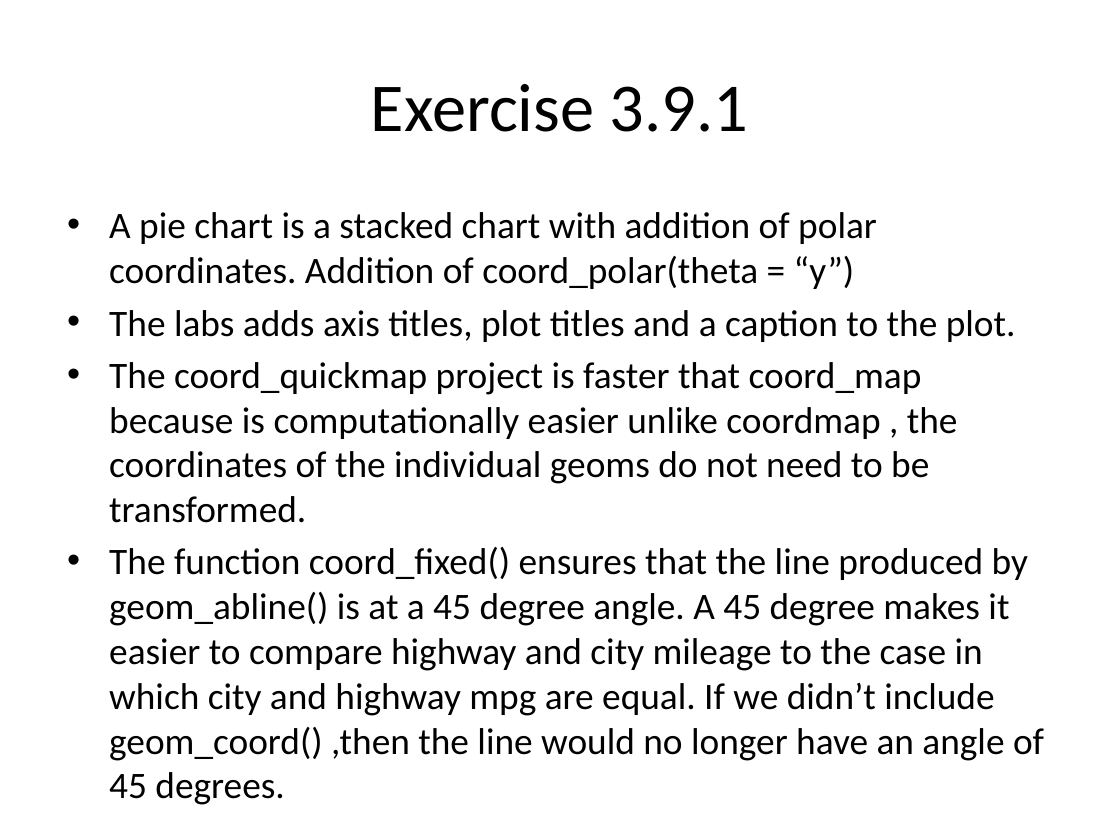
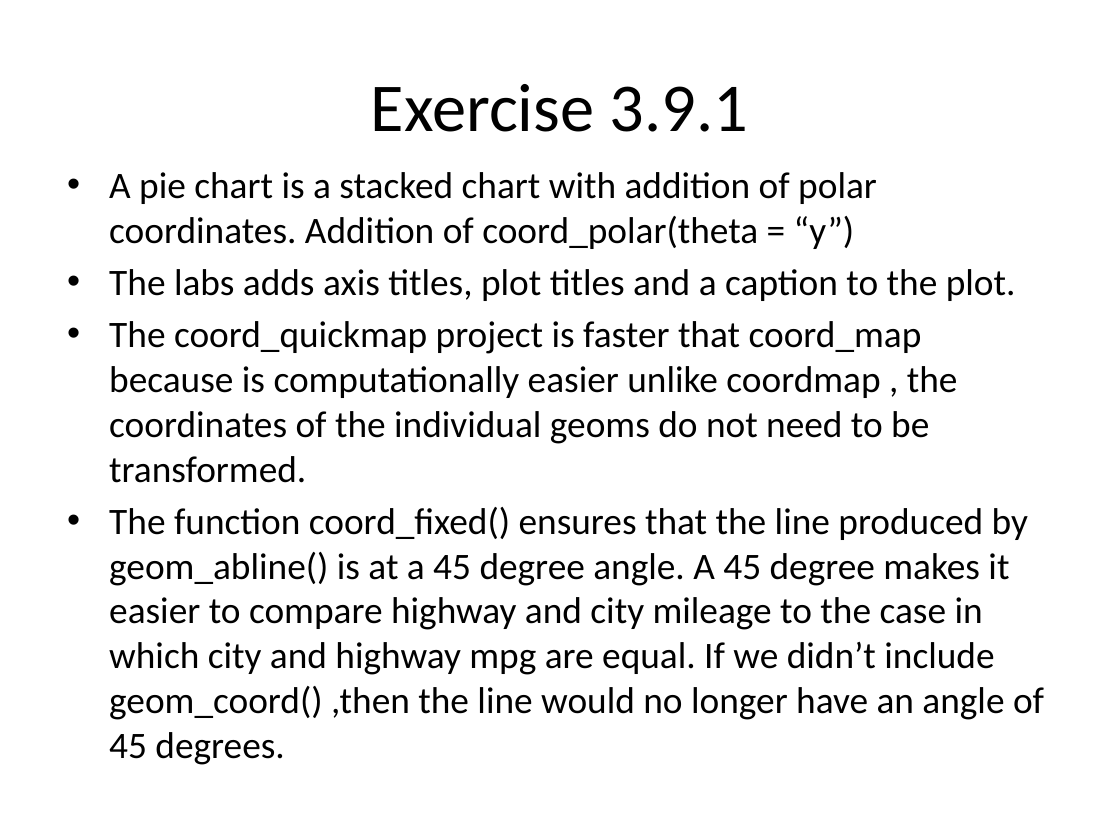
Before and after one commit to PurityNyakundi/testDummy, a slide deck: slide 1 of 3.6.1 - 3.9.1.pptx. Drawn at 1120x840 pixels with LibreOffice and Linux fonts; fonts in the diff are those of the drawing. Boxes give left, top, right and bottom in pixels: in the first picture for what was removed or moved away, otherwise in the second. Text is boxed around its words. In the diff, an @@ line names an element or a change of style, - is before the commit and + after.

```diff
--- a/3.6.1 - 3.9.1.pptx
+++ b/3.6.1 - 3.9.1.pptx
@@ text "A pie chart is a ...": place and size @@
-text "A pie chart is a ..." at [109,212,1044,805]
+text "A pie chart is a ..." at [109,172,1044,765]
```
Also in this commit, not shown: 1 slide added, 4 other files.
